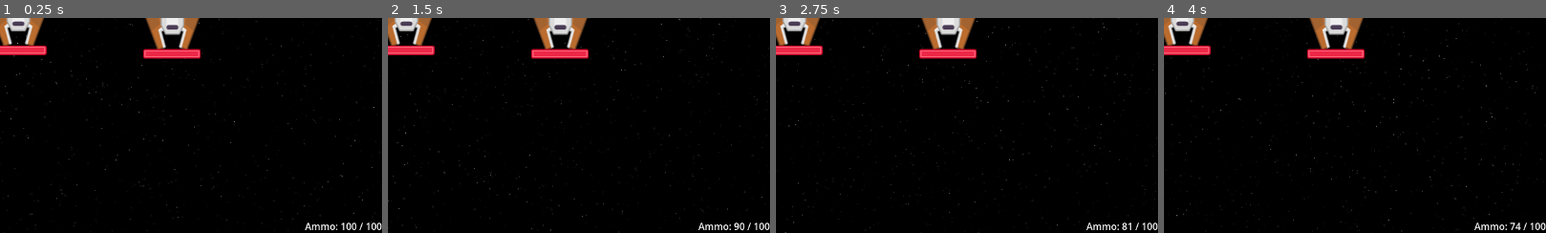
Above: before the commit, frames 1-4 (left to right).
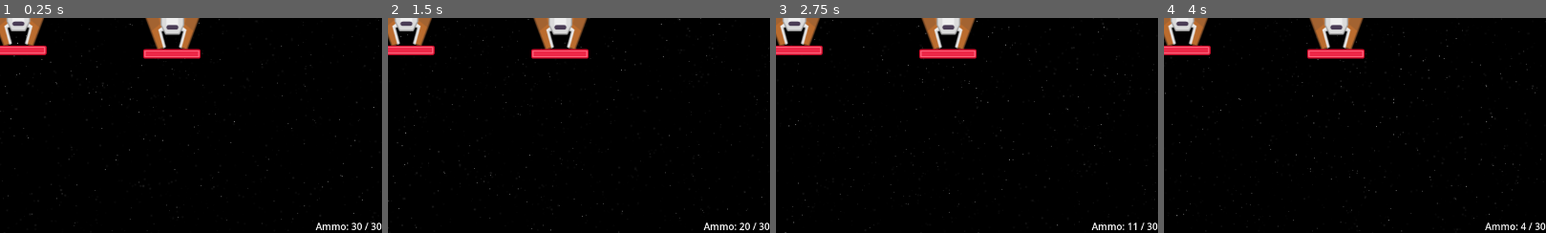
Above: after the commit, the same moments.

Repository: DavideZenobi/space-shooter
Game: Godot game, scene res://scenes/levels/level_1/level_1.tscn
Two runs of this game, one before a commit and one after it. Both use one fixed random seed, a clock stepped at 60 frames per second and the inputs below.
Inputs:
- Up to frame 1 (0.25 s): no input
- Up to frame 2 (1.5 s): hold Space (shoot) 0.53-1.28 s; hold W (move_up) from 0.53 s (still down); tap Space (shoot) at 1.35 s
- Up to frame 3 (2.75 s): release W (move_up) at 2.03 s; hold A (move_left) from 2.03 s (still down); hold Space (shoot) from 2.03 s (still down)
- Up to frame 4 (4 s): release Space (shoot) at 2.78 s; tap Space (shoot) at 2.85 s; release A (move_left) at 3.53 s; hold S (move_down) from 3.53 s (still down); hold Space (shoot) from 3.53 s (still down)
The pictures show only the part of the screen within x 50-100%, y 50-100%; the shares and areas given below are measured in that part.

The runs differ from the first frame. In frame 1, 0.4% of the frame differs, in the area x 79-100%, y 95-99%; in frame 2, 0.4%; in frame 3, 0.4%; in frame 4, 0.4%.

Commit message:
small change

Diff:
--- a/scenes/player/player.gd
+++ b/scenes/player/player.gd
@@ -7,7 +7,7 @@
 @export var current_bullet: PackedScene;
 @export var fire_rate: float = 0.08;
 var time_since_last_shoot: float = 0.0;
-@export var max_ammo: int = 100;
+@export var max_ammo: int = 30;
 var current_ammo: int;
 
 var screen_size: Vector2;
@@ -41,13 +41,13 @@
 	position.x = clamp(position.x, 0 + 50, screen_size.x - 50);
 	position.y = clamp(position.y, 0 + 50, screen_size.y - 50);
 
-	if Input.is_action_pressed("shoot") and time_since_last_shoot <= 0:
-		reload_cooldown.stop();
+	if Input.is_action_pressed("shoot") and time_since_last_shoot <= 0 and current_ammo > 0:
 		SceneManager.spawn_player_bullet(current_bullet, $BulletSpawnMark.global_transform.origin);
 		audio_shoot.play();
 		time_since_last_shoot = fire_rate;
 		current_ammo -= 1;
 		reload_cooldown.start();
+		reload.stop();
 		ammo_changed.emit();
 
 	if time_since_last_shoot > 0:
--- a/scenes/ui/hud/hud.tscn
+++ b/scenes/ui/hud/hud.tscn
@@ -22,3 +22,8 @@
 offset_top = -23.0
 grow_horizontal = 0
 grow_vertical = 0
+
+[node name="TextureProgressBar" type="TextureProgressBar" parent="."]
+layout_mode = 0
+offset_right = 40.0
+offset_bottom = 40.0
